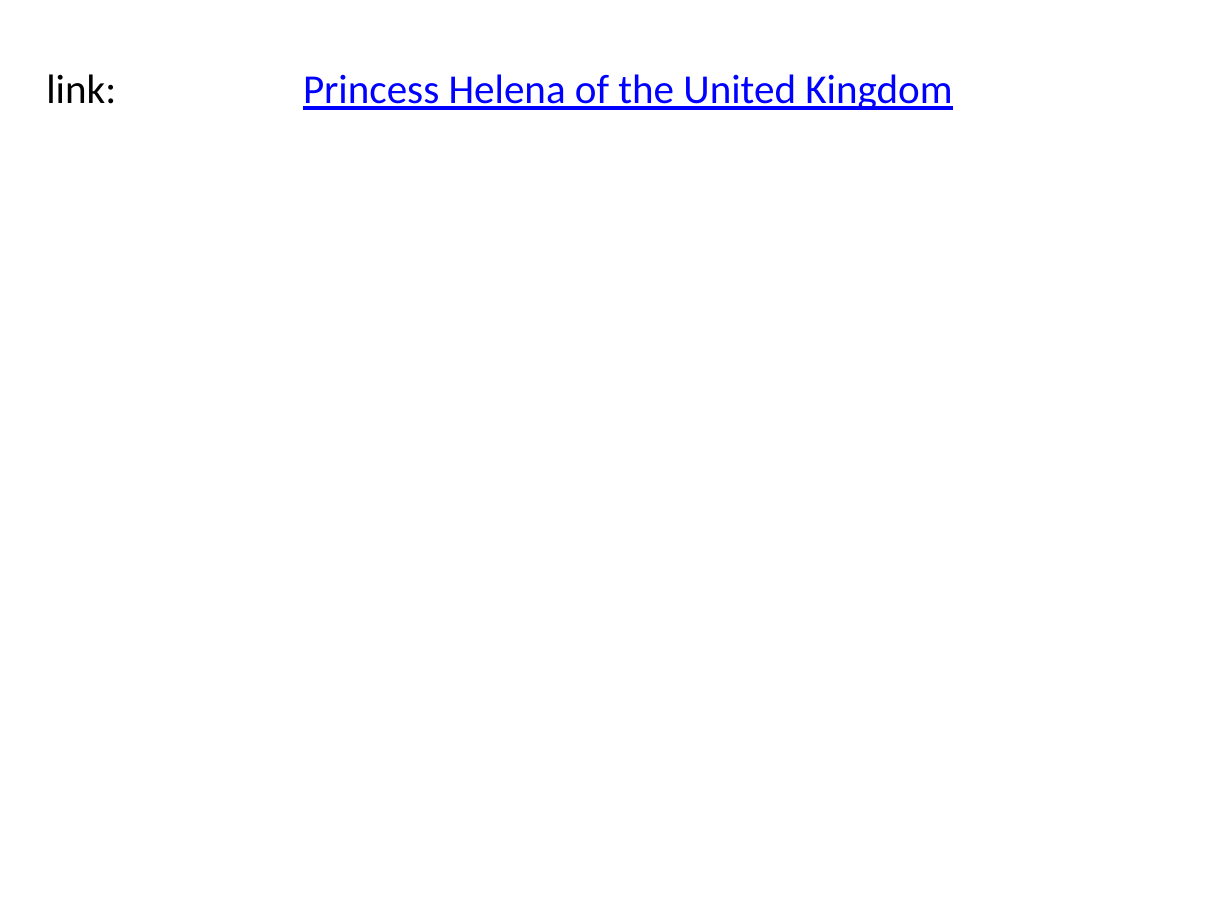
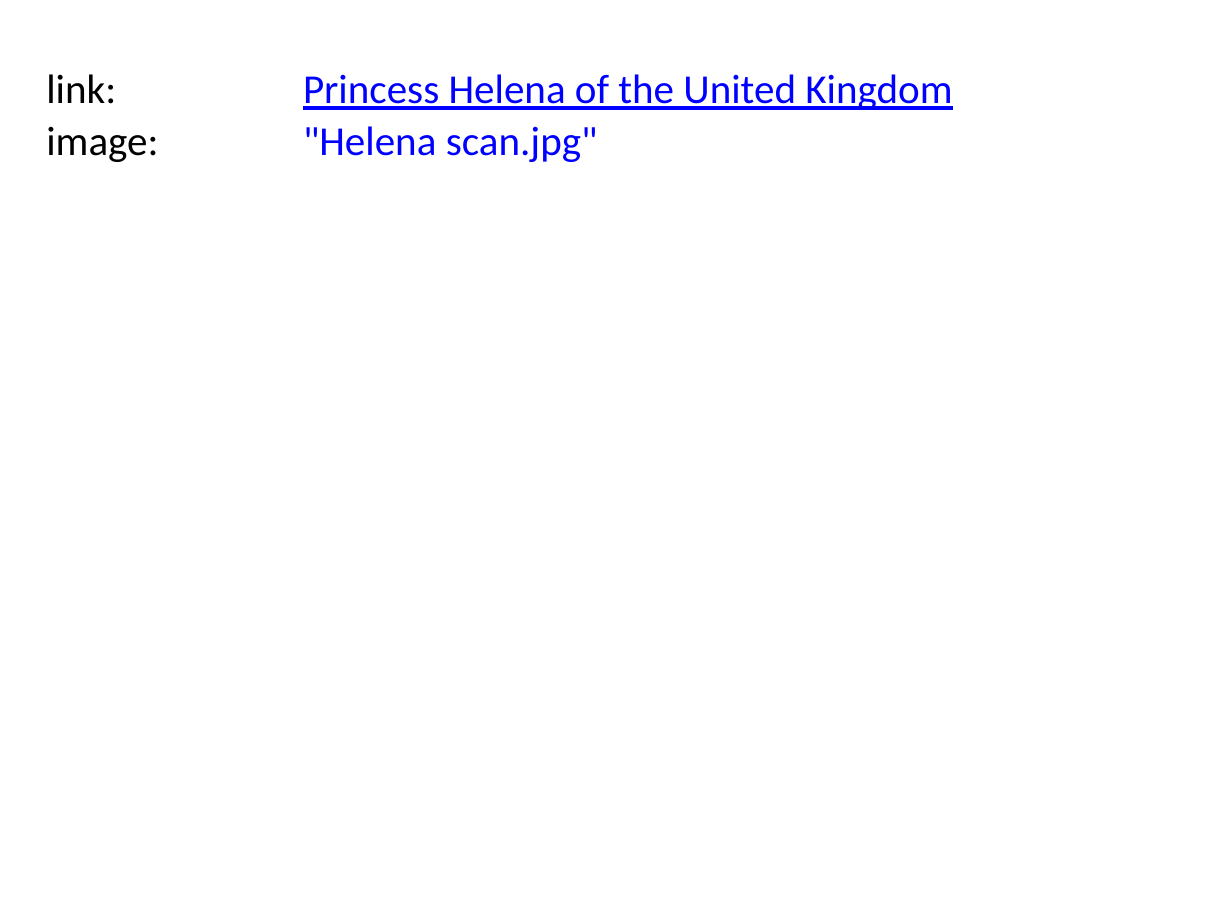
Before and after one commit to BITPlan/com.bitplan.simplegraph, a slide deck: slide 6 of QueenVictoria.pptx. Drawn at 1232x924 pixels with LibreOffice and Linux fonts; fonts in the diff are those of the drawing. Boxes give left, top, right and bottom in pixels: in the first picture for what was removed or moved away, otherwise in the second. Text is boxed around its words. In the diff, an @@ line names an element or a change of style, - is before the commit and + after.

```diff
--- a/QueenVictoria.pptx
+++ b/QueenVictoria.pptx
@@ text added at (x1=46, y1=126, x2=158, y2=162), 24 pt, text #000000 @@
+image:
@@ text added at (x1=303, y1=126, x2=598, y2=162), 24 pt, text #0000FF @@
+"Helena scan.jpg"
```
Also in this commit, not shown: 9 other slides changed, 7 other files.
